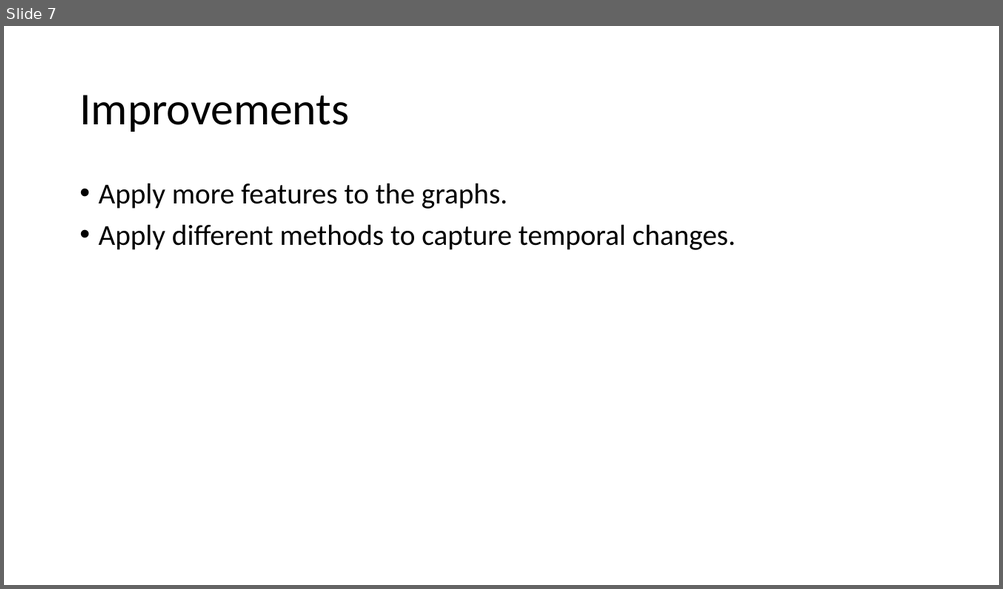
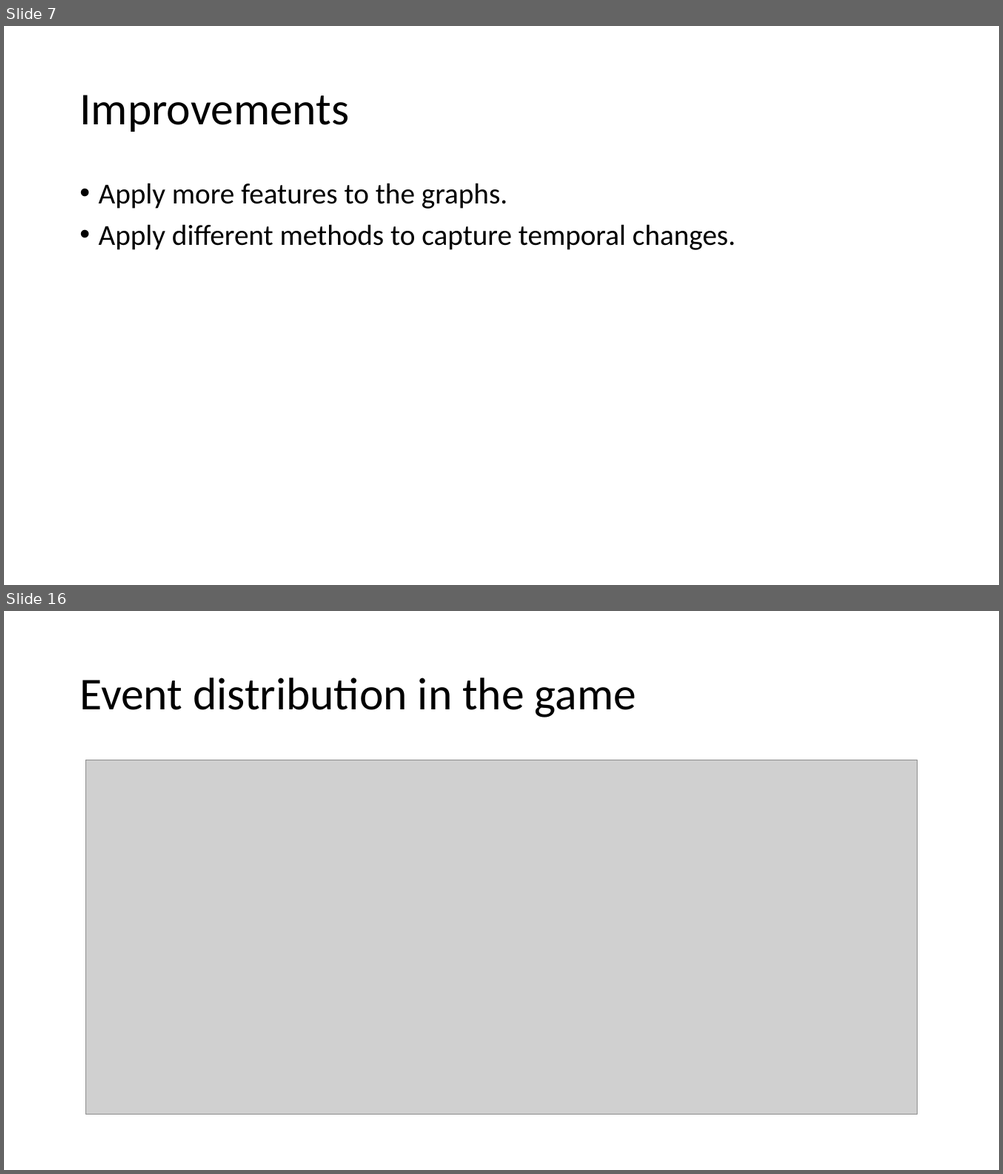
Before and after one commit to Ziolo1999/GNNsFootballEventSpotting, a slide deck: Notes/Code_Description.pptx. Shown one above the other, each under a label of ours: slide 7 before the commit, slides 7 and 16 after it; the slides between them are not shown. The pictures are 1003x589 and 1003x1174 pixels, drawn with LibreOffice and Linux fonts; fonts in the diff are those of the drawing; grey boxes stand for pictures. Boxes give left, top, right and bottom in pixels: in the first picture for what was removed or moved away, otherwise in the second. Text is boxed around its words. In the diff, an @@ line names an element or a change of style, - is before the commit and + after.

```diff
--- a/Notes/Code_Description.pptx
+++ b/Notes/Code_Description.pptx
@@ slide 16 added at [4,611,999,1170], background #FFFFFF @@
@@ title added at [79,678,636,718], 44 pt, text #000000 @@
+Event distribution in the game
@@ picture added at [85,760,917,1116] @@
```
Also in this commit, not shown: 12 other slides added, 17 other files.
